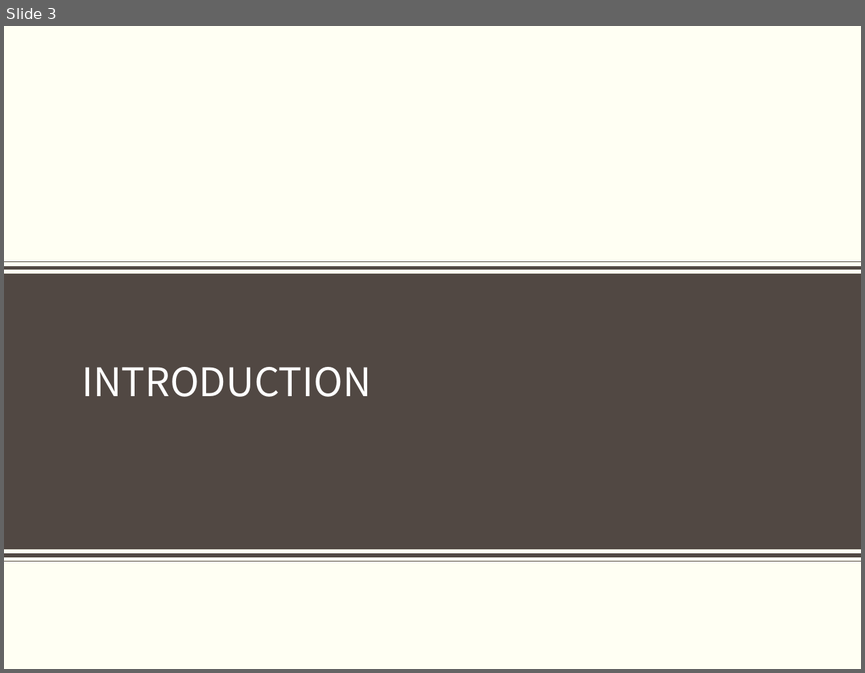
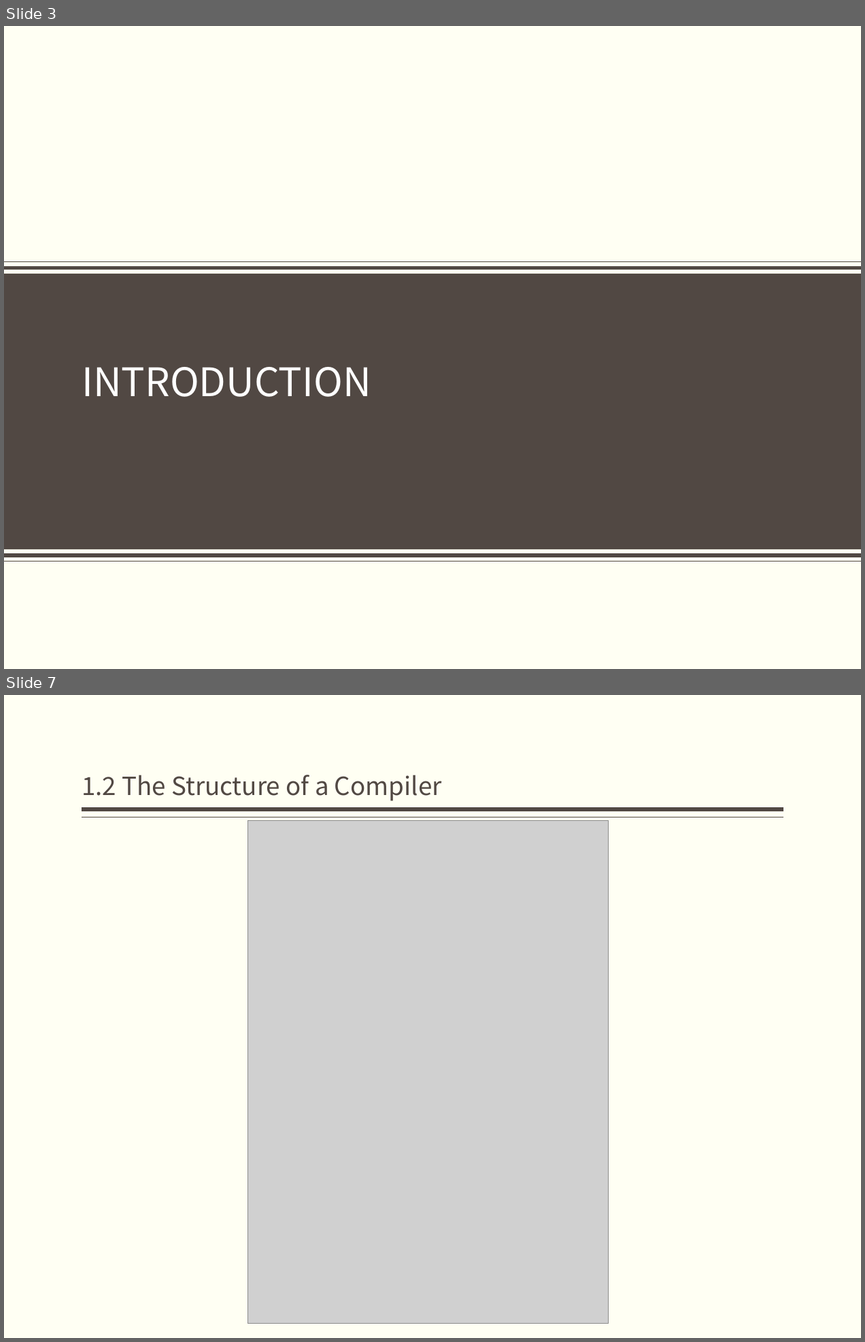
Before and after one commit to bonkboykz/jz81.github.io, a slide deck: course/compiler/LectureNotes/(Spring2017)Lecture1.pptx. Shown one above the other, each under a label of ours: slide 3 before the commit, slides 3 and 7 after it; the slides between them are not shown. The pictures are 865x673 and 865x1342 pixels, drawn with LibreOffice and Linux fonts; fonts in the diff are those of the drawing; grey boxes stand for pictures; background and template pictures are left out. Boxes give left, top, right and bottom in pixels: in the first picture for what was removed or moved away, otherwise in the second. Text is boxed around its words. In the diff, an @@ line names an element or a change of style, - is before the commit and + after.

```diff
--- a/course/compiler/LectureNotes/(Spring2017)Lecture1.pptx
+++ b/course/compiler/LectureNotes/(Spring2017)Lecture1.pptx
@@ slide 7 added at (x1=4, y1=695, x2=861, y2=1338), background #FFFFF3 @@
@@ title added at (x1=82, y1=775, x2=442, y2=801), 21 pt, text #514843 @@
+1.2 The Structure of a Compiler
@@ line added from (784, 809) to (82, 809), #514843 3 pt @@
@@ line added from (784, 817) to (82, 817), #514843 1 pt @@
@@ picture added at (x1=247, y1=820, x2=608, y2=1323) @@
```
Also in this commit, not shown: 2 slides changed, 18 other slides added.
